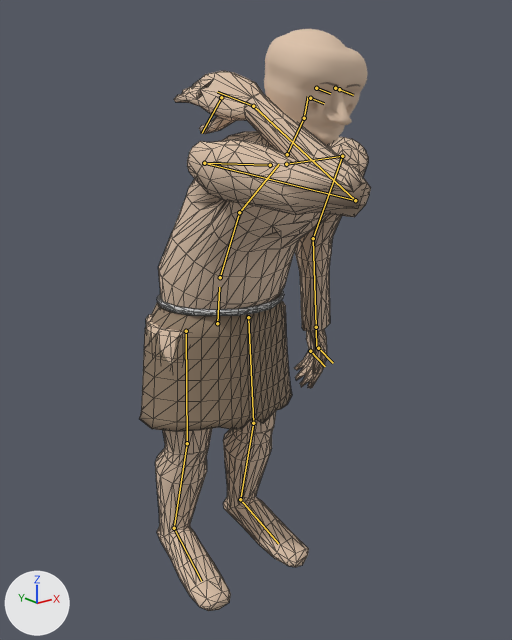
One commit to the glTF model assets/troll.glb: the scene before it, then after it.
Camera for both pictures: a 50 mm camera at (-1.289, -1.797, 1.557) aimed at (0.022, -0.158, 0.901). Arrows for +X, +Y and +Z are at lower left; the lights stay in place. The picture after the commit comes second. Both versions are drawn at frame 62 of the action 'idle2'; the numbers are the values there. The bones that change, and the others that lie on the model, are drawn over the model as lines. Mesh edges are drawn as thin lines on the coarser meshes.

Objects in the first picture: 'arch_troll', 'face_troll'.
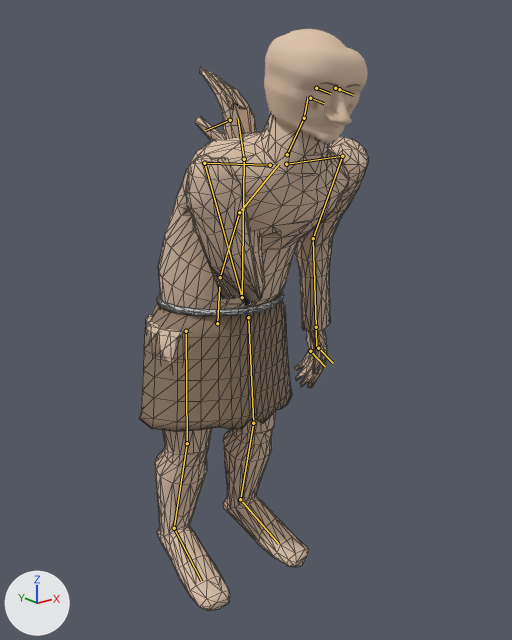
Edits to the scene script, one JSON object a line:
```json
{"block": "bone_upperarm_r", "where": "bone_upperarm_r = bpy.data.objects['rig'].pose.bones['upperarm.R']  # child of 'shoulder.R'"}
{"op": "set", "path": "bone_upperarm_r.rotation_quaternion", "old": "(0.414, -0.85, -0.293, 0.143)", "new": "(0.465, -0.391, -0.786, 0.113)", "note": "degrees (-128, 0, 38) -> degrees (45, -140, -70)"}
{"block": "bone_forearm_r", "where": "bone_forearm_r = bpy.data.objects['rig'].pose.bones['forearm.R']  # child of 'upperarm.R'"}
{"op": "set", "path": "bone_forearm_r.rotation_quaternion", "old": "(0.377, -0.926, 0.0, 0.0)", "new": "(0.36, -0.933, 0.0, 0.0)", "note": "degrees (-136, 0, 0) -> degrees (-138, 0, 0)"}
```

Boxes [x1, y1, x2, y2] around the edits, measured in the pictures (512 x 640 px):
```json
{"object": "arch_troll", "change": "posed", "before": [140, 71, 371, 611], "after": [140, 67, 368, 611]}
{"bone": "upperarm.R", "before": "(204, 163) to (355, 200)", "after": "(204, 163) to (242, 297)"}
{"bone": "forearm.R", "before": "(355, 200) to (253, 106)", "after": "(242, 297) to (244, 159)"}
```
